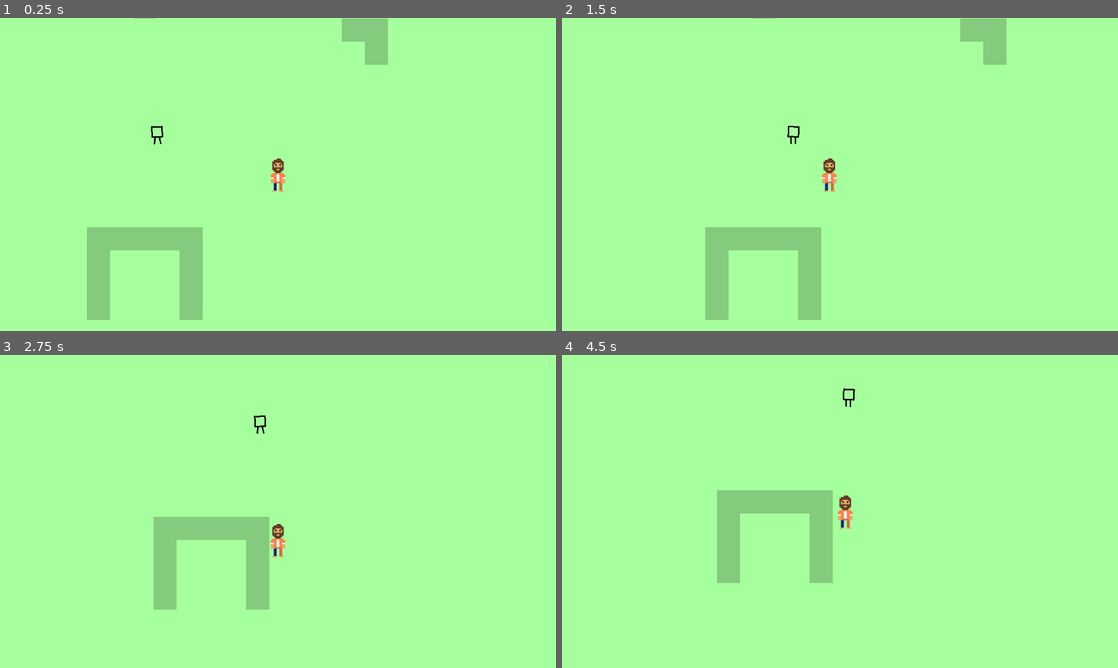
Above: before the commit, frames 1-4 (two rows, left to right).
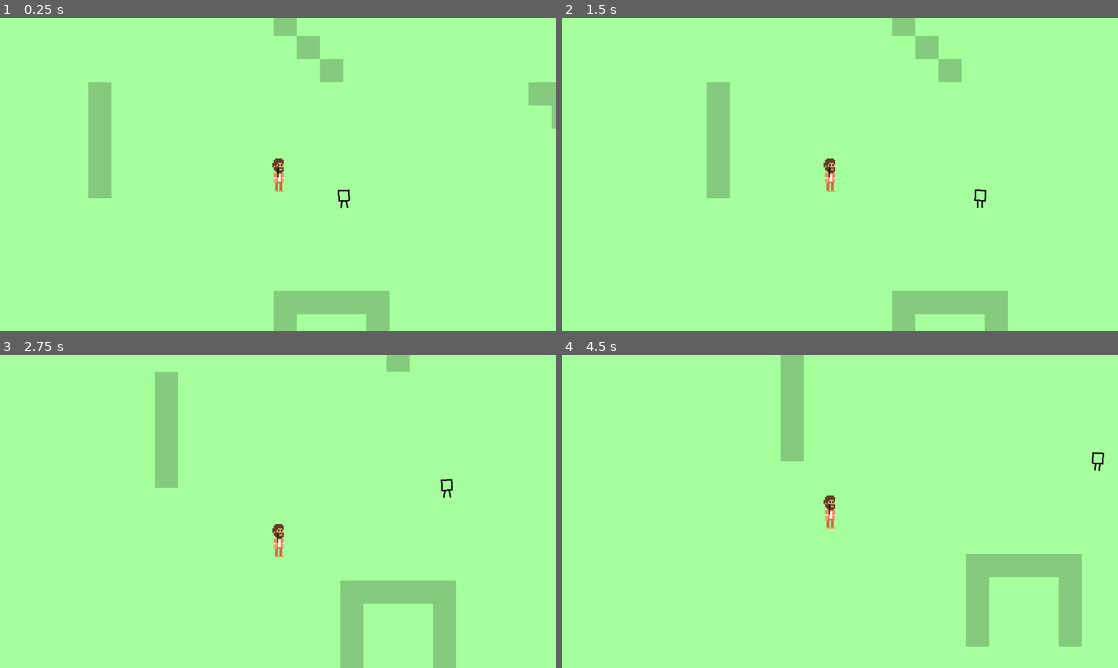
Above: after the commit, the same moments.

Repository: em-2233/game1
Game: Godot game, scene res://scenes/demo.tscn
Same seed, same stepped clock (60 frames per second), same inputs: the game is played once before the commit and once after it.
Inputs (mouse positions are in pixels of both pictures, inside the frame that each line leads up to):
- Up to frame 1 (0.25 s): no input
- Up to frame 2 (1.5 s): move the mouse to (962, 158) at 0.52 s; hold A (a) 0.53-1.28 s; tap D (d) at 0.8, 1.35 s; move the mouse to (728, 190) at 1.27 s
- Up to frame 3 (2.75 s): tap S (s) at 1.55 s; move the mouse to (333, 442) at 2.02 s; hold S (s) from 2.03 s (still down); tap W (w) at 2.3 s
- Up to frame 4 (4.5 s): move the mouse to (812, 574) at 2.77 s; release S (s) at 2.78 s; tap W (w) at 2.85 s; tap A (a) at 3.05 s; move the mouse to (1006, 558) at 3.52 s; hold A (a) 3.53-4.28 s; tap D (d) at 3.8, 4.35 s; move the mouse to (673, 464) at 4.27 s

The runs differ from the first frame. In frame 1, 9.4% of the frame differs, in the area x 15-100%, y 0-100%; in frame 2, 9.0%; in frame 3, 8.6%; in frame 4, 8.6%.

Commit message:
modified wand and character. working on aiming the wand with look_at()

Diff:
--- a/project.godot
+++ b/project.godot
@@ -17,7 +17,6 @@
 
 [display]
 
-window/size/mode=3
 window/stretch/mode="viewport"
 
 [input]
--- a/scenes/character0.tscn
+++ b/scenes/character0.tscn
@@ -6,6 +6,7 @@
 [ext_resource type="Texture2D" uid="uid://dba0uyjwfxmr5" path="res://assets/sprites/pixilSprites/frontTorso.png" id="3_2wl4u"]
 [ext_resource type="Texture2D" uid="uid://on5qnpeeneya" path="res://assets/sprites/pixilSprites/pixil-layer-Front Leg.png" id="4_7m3tc"]
 [ext_resource type="Texture2D" uid="uid://chfvdp517tpnv" path="res://assets/sprites/pixilSprites/frontArm.png" id="4_8b6vk"]
+[ext_resource type="Texture2D" uid="uid://bdjgowsuedii1" path="res://assets/sprites/pixilSprites/pixil-layer-7.png" id="7_6kqw8"]
 
 [sub_resource type="Animation" id="Animation_m7pds"]
 length = 0.001
@@ -72,11 +73,27 @@
 radius = 3.5
 height = 7.0
 
-[node name="CharacterBody2D" type="CharacterBody2D"]
+[sub_resource type="AtlasTexture" id="AtlasTexture_l8ffb"]
+atlas = ExtResource("7_6kqw8")
+region = Rect2(0, 0, 32, 32)
+
+[sub_resource type="SpriteFrames" id="SpriteFrames_1yima"]
+animations = [{
+"frames": [{
+"duration": 1.0,
+"texture": SubResource("AtlasTexture_l8ffb")
+}],
+"loop": true,
+"name": &"default",
+"speed": 5.0
+}]
+
+[node name="Player" type="CharacterBody2D"]
 scale = Vector2(2, 2)
 script = ExtResource("1_ko3l1")
 
 [node name="Node2D" type="Node2D" parent="."]
+visible = false
 
 [node name="Head" type="Sprite2D" parent="Node2D"]
 position = Vector2(0, -4)
@@ -111,5 +128,9 @@
 }
 
 [node name="CollisionShape2D" type="CollisionShape2D" parent="."]
-position = Vector2(0, 8.5)
+position = Vector2(0.5, 8.5)
 shape = SubResource("CapsuleShape2D_xr1at")
+
+[node name="AnimatedSprite2D" type="AnimatedSprite2D" parent="."]
+position = Vector2(0, -4)
+sprite_frames = SubResource("SpriteFrames_1yima")
--- a/scenes/demo.tscn
+++ b/scenes/demo.tscn
@@ -57,13 +57,15 @@
 [node name="Blockguy" parent="." instance=ExtResource("4_m4knl")]
 position = Vector2(-36, -19)
 
-[node name="CharacterBody2D" parent="." instance=ExtResource("4_ok1j3")]
-position = Vector2(136, 23)
+[node name="Player" parent="." instance=ExtResource("4_ok1j3")]
+position = Vector2(-122, -65)
 
-[node name="Camera2D" type="Camera2D" parent="CharacterBody2D"]
+[node name="Camera2D" type="Camera2D" parent="Player"]
 zoom = Vector2(1.5, 1.5)
 position_smoothing_speed = 3.0
 script = ExtResource("5_u1flx")
 
-[node name="Main" parent="." instance=ExtResource("6_mpd16")]
-position = Vector2(-146, 17)
+[node name="Wand" parent="Player" node_paths=PackedStringArray("camera") instance=ExtResource("6_mpd16")]
+position = Vector2(0, 2)
+scale = Vector2(0.5, 0.5)
+camera = NodePath("../Camera2D")
--- a/scenes/wand.tscn
+++ b/scenes/wand.tscn
@@ -1,8 +1,13 @@
-[gd_scene load_steps=2 format=3 uid="uid://d11373juxrrgw"]
+[gd_scene load_steps=3 format=3 uid="uid://d11373juxrrgw"]
 
 [ext_resource type="Script" path="res://scripts/wand.gd" id="1_xkwwj"]
+[ext_resource type="Texture2D" uid="uid://c4aygs31lgtbs" path="res://assets/sprites/leg.png" id="2_o0d2h"]
 
-[node name="Main" type="Node2D"]
+[node name="Wand" type="Node2D"]
+script = ExtResource("1_xkwwj")
 
-[node name="Wand" type="Node2D" parent="."]
-script = ExtResource("1_xkwwj")
+[node name="Sprite2D" type="Sprite2D" parent="."]
+position = Vector2(-33, -1.5)
+rotation = -1.57079
+scale = Vector2(1, 3)
+texture = ExtResource("2_o0d2h")
--- a/scripts/wand.gd
+++ b/scripts/wand.gd
@@ -1,5 +1,6 @@
 extends Node2D
 
+@export var camera : Camera2D
 @onready var main = get_tree().get_root().get_node("demoMain")
 @onready var projectile = load("res://scenes/projectile.tscn")
 var x = 5
@@ -8,6 +9,8 @@
 func _ready() -> void:
 	pass # Replace with function body.
 
+func _process(delta: float) -> void:
+	look_at(camera.global_position)
 
 func shoot():
 	var instance = projectile.instantiate()
Not shown: 1 places in scenes/character0.tscn that only renumber resources
